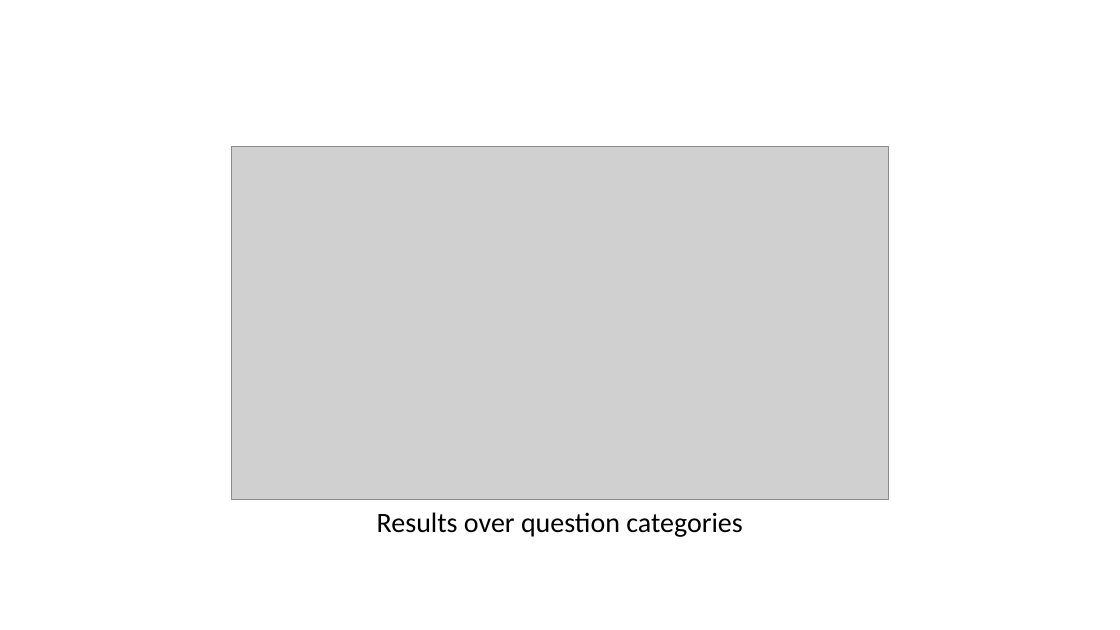
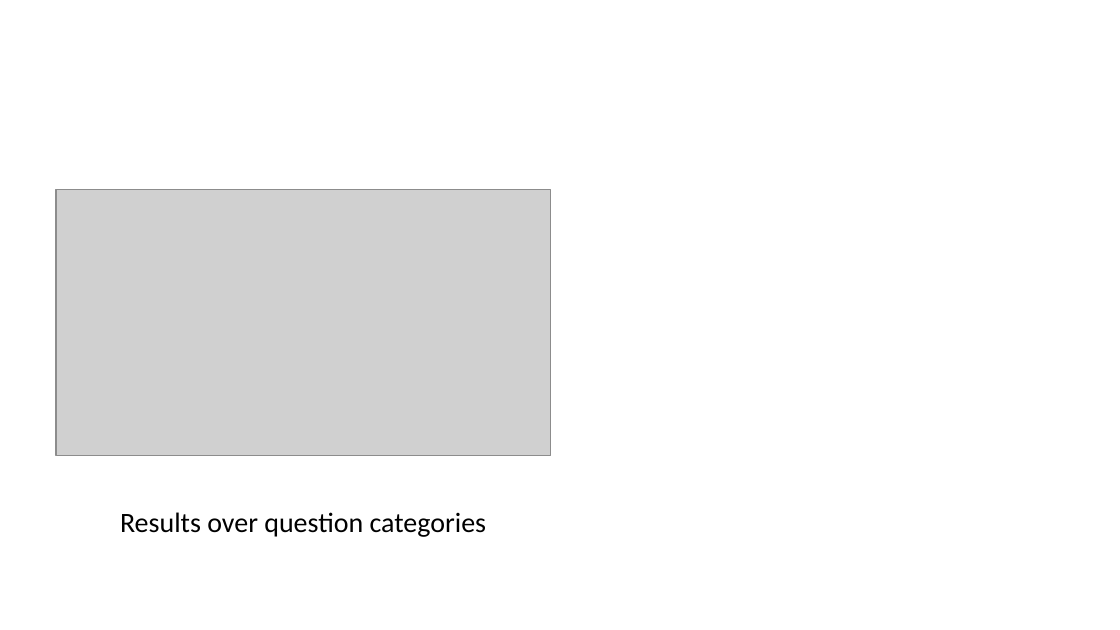
Before and after one commit to ManuelePasini/slides-markdown, a slide deck: slide 31 of 3rd_year_slides.pptx. Drawn at 1120x630 pixels with LibreOffice and Linux fonts; fonts in the diff are those of the drawing; grey boxes stand for pictures. Boxes give left, top, right and bottom in pixels: in the first picture for what was removed or moved away, otherwise in the second. Text is boxed around its words. In the diff, an @@ line names an element or a change of style, - is before the commit and + after.

```diff
--- a/3rd_year_slides.pptx
+++ b/3rd_year_slides.pptx
@@ picture: place and size @@
-picture at [232,147,888,500]
+picture at [56,189,551,456]
@@ text "Results over question categories": place and size @@
-text "Results over question categories" at [377,512,743,537]
+text "Results over question categories" at [120,512,487,537]
```
Also in this commit, not shown: 2 other slides changed, 4 other files.
